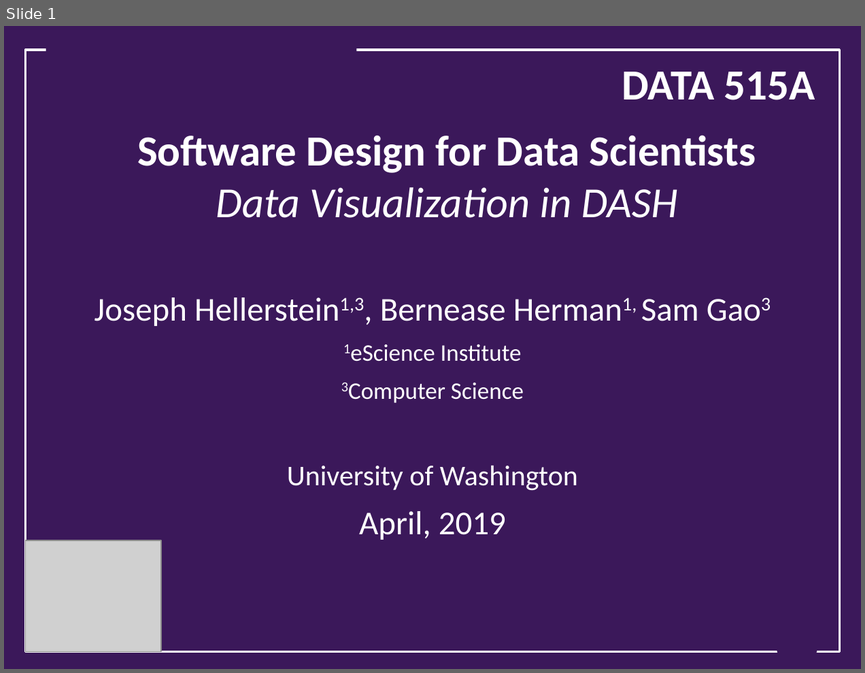
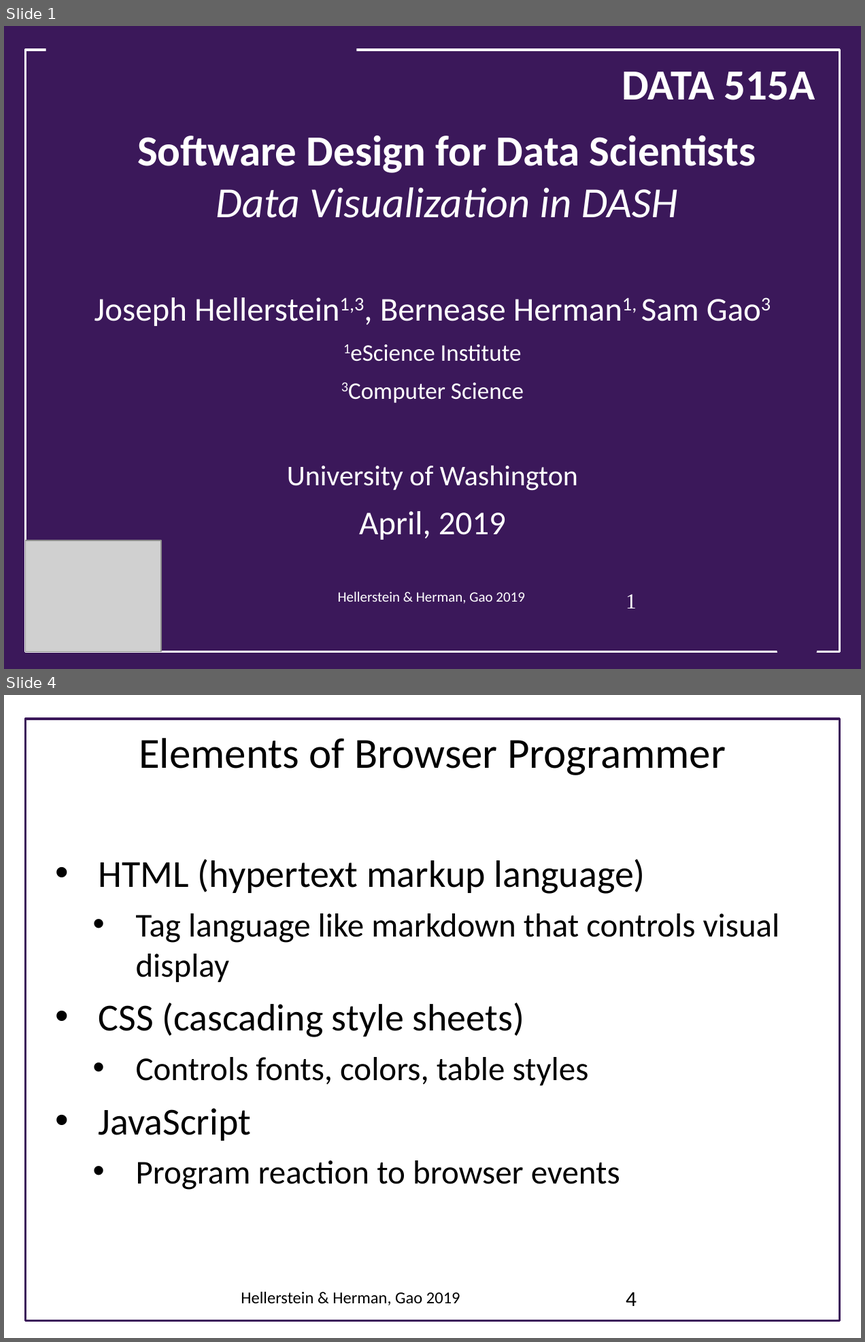
Before and after one commit to UWSEDS/LectureNotes, a slide deck: DASH_visualizations/DASH Visualizations.pptx. Shown one above the other, each under a label of ours: slide 1 before the commit, slides 1 and 4 after it; the slides between them are not shown. The pictures are 865x673 and 865x1342 pixels, drawn with LibreOffice and Linux fonts; fonts in the diff are those of the drawing; grey boxes stand for pictures; background and template pictures are left out. Boxes give left, top, right and bottom in pixels: in the first picture for what was removed or moved away, otherwise in the second. Text is boxed around its words. In the diff, an @@ line names an element or a change of style, - is before the commit and + after.

```diff
--- a/DASH_visualizations/DASH Visualizations.pptx
+++ b/DASH_visualizations/DASH Visualizations.pptx
@@ slide 4 added at box(4, 695, 861, 1338), background #FFFFFF @@
@@ rectangle added at box(26, 719, 839, 1321), outline #3B185A 1.76 pt @@
@@ title added at box(139, 738, 725, 775), 36 pt, text #000000 @@
+Elements of Browser Programmer
@@ text added at box(98, 859, 780, 1189), 28 pt, text #000000 @@
+• HTML (hypertext markup language)
+  • Tag language like markdown that controls visual display
+• CSS (cascading style sheets)
+  • Controls fonts, colors, table styles
+• JavaScript
+  • Program reaction to browser events
@@ text added at box(241, 1291, 460, 1305), 14 pt, text #000000 @@
+Hellerstein & Herman, Gao 2019
@@ page number added at box(626, 1291, 636, 1306), 18 pt, text #000000 @@
+4
@@ slide 1 changed as well @@
@@ text added at box(338, 591, 525, 603), 12 pt, text #FFFFFF @@
+Hellerstein & Herman, Gao 2019
@@ page number added at box(626, 594, 636, 608), 18 pt, text #FFFFFF @@
+1
```
Also in this commit, not shown: 4 other slides added.
